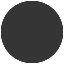
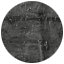
Layer changes from the first 64×64 image to the second:
painted on "Foreground" over [1, 1, 63, 63]
